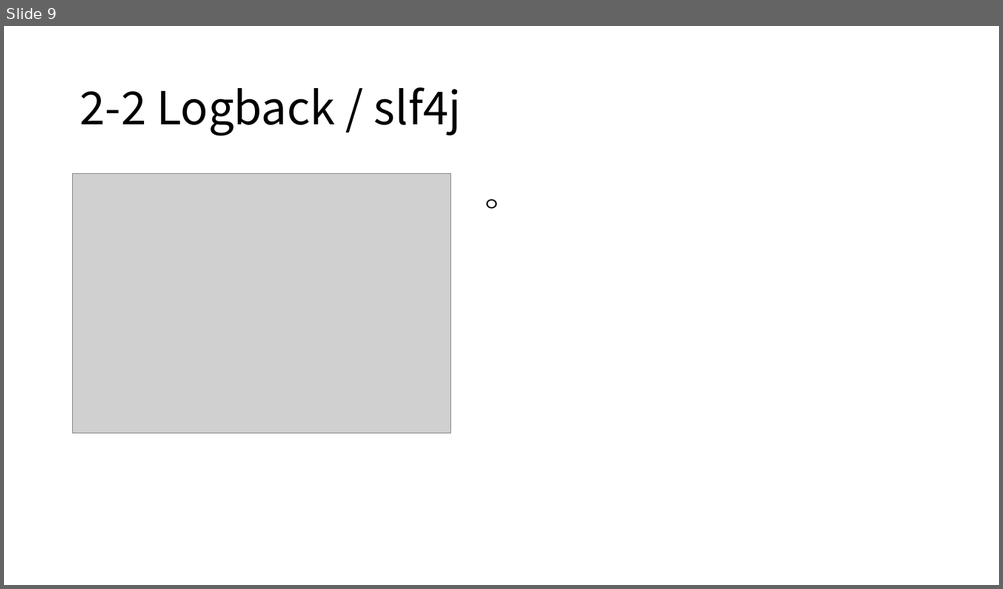
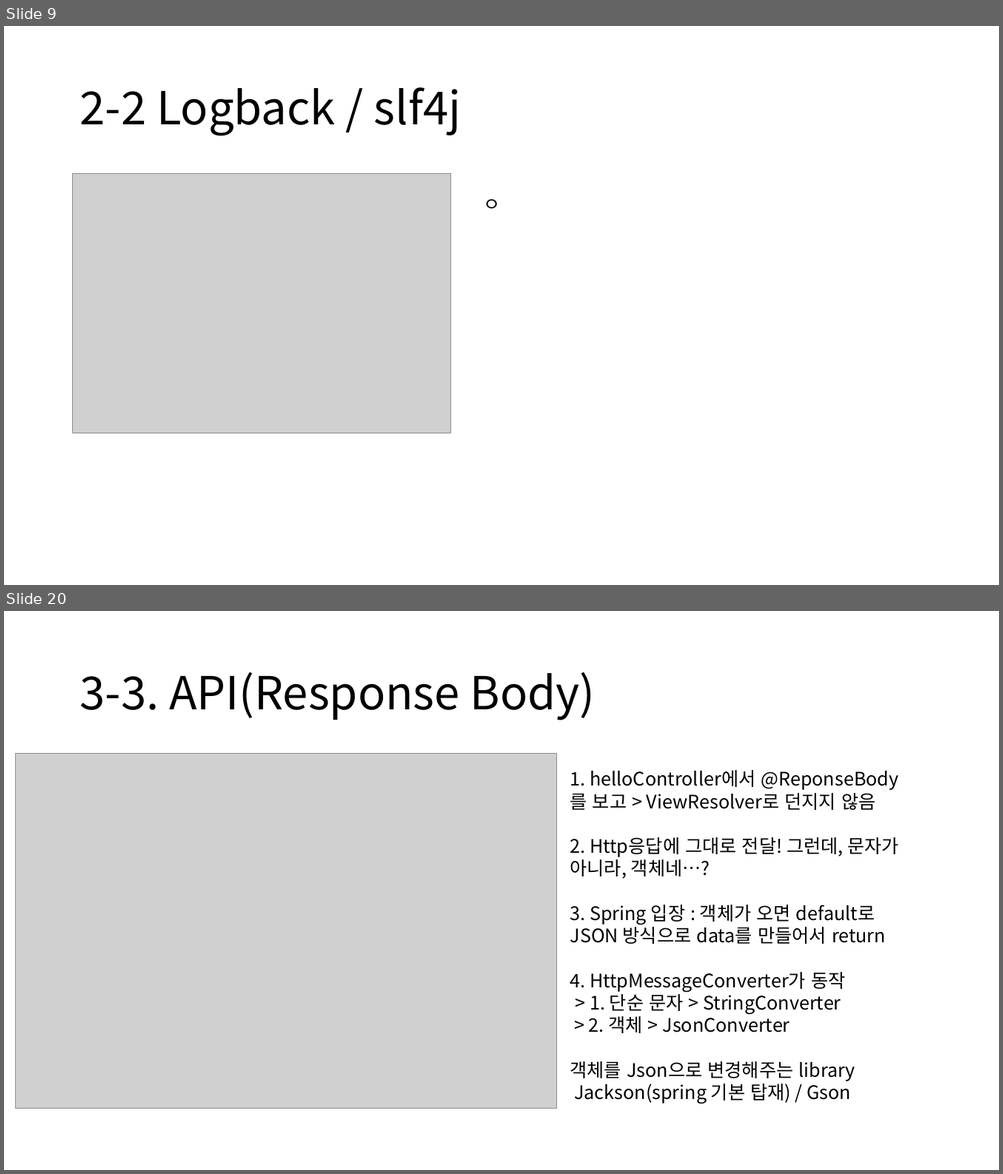
Before and after one commit to rkadbwkd/Spring-basic, a slide deck: Spring-basic.pptx. Shown one above the other, each under a label of ours: slide 9 before the commit, slides 9 and 20 after it; the slides between them are not shown. The pictures are 1003x589 and 1003x1174 pixels, drawn with LibreOffice and Linux fonts; fonts in the diff are those of the drawing; grey boxes stand for pictures. Boxes give left, top, right and bottom in pixels: in the first picture for what was removed or moved away, otherwise in the second. Text is boxed around its words. In the diff, an @@ line names an element or a change of style, - is before the commit and + after.

```diff
--- a/Spring-basic.pptx
+++ b/Spring-basic.pptx
@@ slide 20 added at <box>4,611,999,1170</box>, background #FFFFFF @@
@@ title added at <box>79,672,595,721</box>, 44 pt, text #000000 @@
+3-3. API(Response Body)
@@ picture added at <box>15,754,557,1109</box> @@
@@ text added at <box>570,770,899,1104</box>, 18 pt, text #000000 @@
+1. helloController에서 @ReponseBody를 보고 > ViewResolver로 던지지 않음
+2. Http응답에 그대로 전달! 그런데, 문자가 아니라, 객체네…?
+3. Spring 입장 : 객체가 오면 default로 JSON 방식으로 data를 만들어서 return
+4. HttpMessageConverter가 동작
+> 1. 단순 문자 > StringConverter
+> 2. 객체 > JsonConverter
+객체를 Json으로 변경해주는 library
+Jackson(spring 기본 탑재) / Gson
```
Also in this commit, not shown: 1 slide changed, 9 other slides added, 3 other files.
